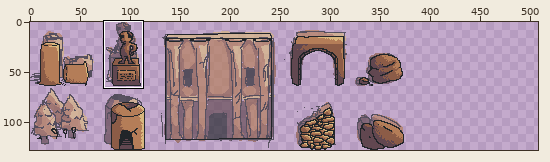
Pixel-art file: Assets/Sprites/buildings.ase. Above: a wide view before the commit, with the close-up outlined.
Close-up. Before:
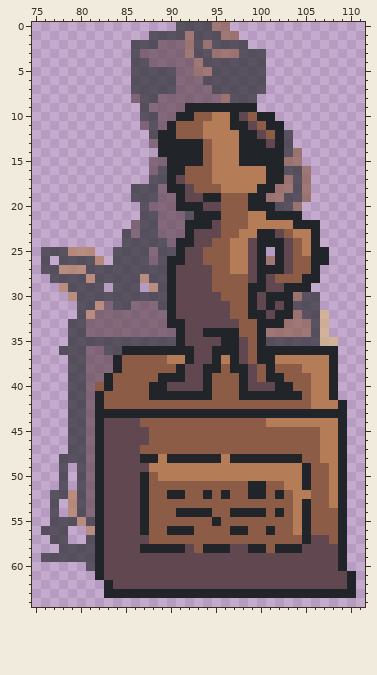
384x128 pixels, 1 frame. Shown: x 75..111, y 0..64. The old version is drawn lined up with the new one, on the new canvas. The wide view leaves out empty margins. The commit also changed other parts of the picture, which this record leaves out.
And afterwards:
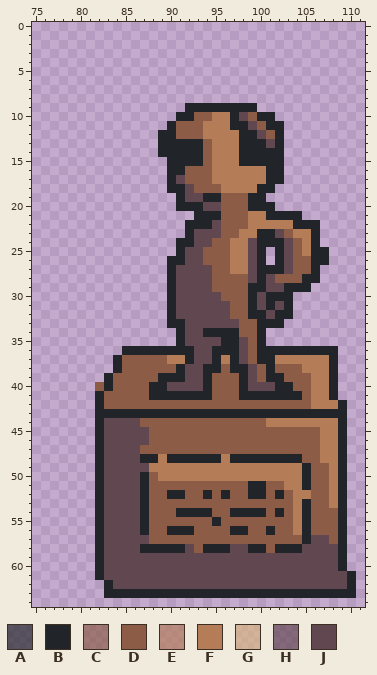
Palette (. is transparent): A #212529a8  B #212529  C #8c5c47a8  D #8c5c47  E #b47d58a8  F #b47d58  G #d9b77ea8  H #614750a8  J #614750
Difference:
canvas 384x128 -> 512x128
y 0: x 91..96 AAAACC -> ......
y 1: x 88..97 AAAACAAACC -> ..........
y 2: x 86..98 AAAHHHCACAAAA -> .............
y 3: x 86..100 AHHHHHCAACCCAAA -> ...............
y 4: x 86..100 AAHHHHHCAAAAAAA -> ...............
y 5: x 86..100 AAAAAHHCCAAAAAA -> ...............
y 6: x 86..100 AAAAAHHHAAAAAAA -> ...............
y 7: x 86..100 AAAAAHHHHAAAAAA -> ...............
y 8: x 86..99 HAAHHHHHHHCAAA -> ..............
y 9: x 87..91 AHHHH -> .....
y 10: x 87..90 AAHH -> ....
y 11: x 87..89 HAH -> ...
y 12: x 88 A -> .; x 103 A -> .
y 13: x 88 H -> .; x 103 A -> .
y 14: x 103..104 AC -> ..
y 15: x 88..89 HH -> ..; x 103..104 CC -> ..
y 16: x 88..89 HA -> ..; x 103..105 AAC -> ...
y 17: x 88..89 AA -> ..; x 103..105 CAC -> ...
y 18: x 86..89 AAAH -> ....; x 102..105 CCAC -> ....
y 19: x 86..90 AAAHH -> .....; x 101..105 CCAAC -> .....
y 20: x 87..90 AHHH -> ....; x 102..104 AAC -> ...
y 21: x 87..92 AAHHHA -> ......
y 22: x 86..91 HAAHHH -> ......
y 23: x 85..91 AHAAHHH -> .......
y 24: x 85..90 AAAAAH -> ......
y 25: x 76..81 AAAEEE -> ......; x 84..90 AAAAHAA -> .......
y 26: x 76 A -> .; x 78..82 AAAAE -> .....; x 84..89 AAAAHA -> ......; x 101 C -> .
y 27: x 76..89 AAEEEAAAAAAAAA -> ..............
y 28: x 77..89 AAAAEAAAAAEAA -> .............
y 29: x 78..82 EAAAA -> .....; x 84..86 AAA -> ...; x 88..89 EA -> ..
y 30: x 79..89 EAAAAAAAAAA -> ...........; x 104..106 CAA -> ...
y 31: x 80..89 AAEHAAHHHA -> ..........; x 104..106 AAA -> ...
y 32: x 80..89 AEHHHHHHHH -> ..........; x 104..107 CAAG -> ....
y 33: x 79..89 AAHHHHHHHHH -> ...........; x 103..107 CCCAG -> .....
y 34: x 79..90 AAHHHHHHHHHH -> ............; x 101..107 CCCCCAG -> .......
y 35: x 79..90 AAAAAAAAAAAA -> ............; x 101..108 AAAAAAGG -> ........
y 36: x 78..84 AAAHHAA -> .......
y 37..38: x 79..83 AAHHH -> .....
y 39: x 79..82 AAHH -> ....
y 40..47: x 79..81 AAH -> ...
y 48: x 78..81 AAAH -> ....
y 49..51: x 78 A -> .; x 80..81 AH -> ..
y 52: x 77..81 AAEAH -> .....
y 53..54: x 77 A -> .; x 79..81 EAH -> ...
y 55: x 77..81 AAAEA -> .....
y 56: x 76..78 AAA -> ...; x 81 E -> .
y 57: x 77..78 AA -> ..; x 81 A -> .
y 58: x 78..81 AAAA -> ....
y 59: x 76..81 AAAAAA -> ......
y 60: x 81 A -> .
Boxes around the changes in both close-ups, in picture pixels (x1, y1, x2, y2):
erased: (41, 22, 266, 571)
erased: (266, 130, 311, 211)
erased: (266, 256, 275, 265)
erased: (266, 292, 338, 346)
